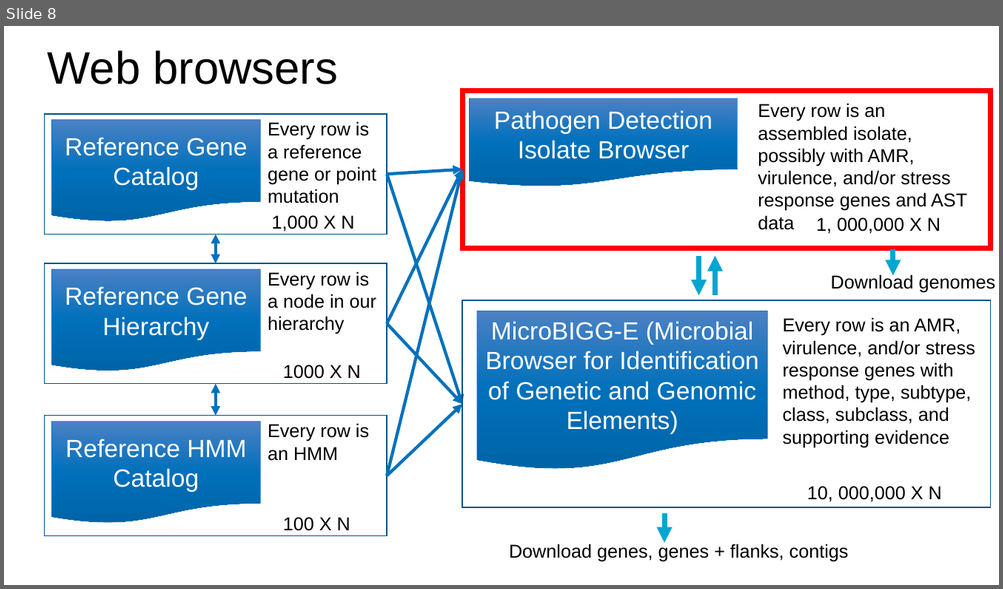
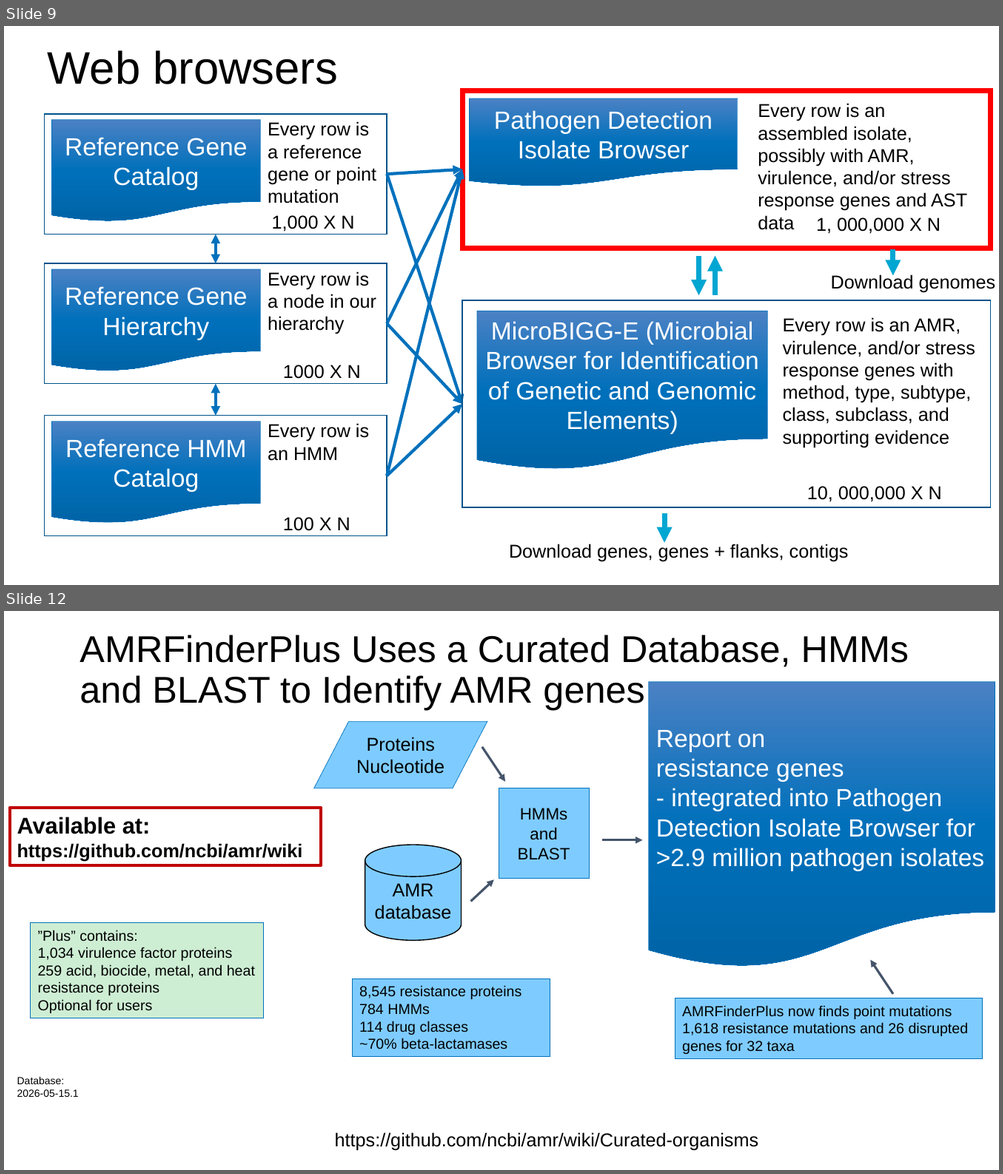
Before and after one commit to ncbi/workshop-asm-big-2026, a slide deck: outbreak/outbreak.pptx. Shown one above the other, each under a label of ours: slide 8 before the commit, slides 9 and 12 after it; the slides between them are not shown. The pictures are 1003x589 and 1003x1174 pixels, drawn with LibreOffice and Linux fonts; fonts in the diff are those of the drawing; background and template pictures are left out. Boxes give left, top, right and bottom in pixels: in the first picture for what was removed or moved away, otherwise in the second. Text is boxed around its words. In the diff, an @@ line names an element or a change of style, - is before the commit and + after.

```diff
--- a/outbreak/outbreak.pptx
+++ b/outbreak/outbreak.pptx
@@ slide 12 added at <box>4,611,999,1170</box>, background #FFFFFF @@
@@ title added at <box>79,635,909,710</box>, 36 pt, text #000000 @@
+AMRFinderPlus Uses a Curated Database, HMMs and BLAST to Identify AMR genes
@@ flow chart document added at <box>649,682,995,969</box>, fill gradient #4B82C4 to #0071BC to #0064A7, outline #0071BC 0.5 pt, 24 pt, text #FFFFFF @@
+Report on
+resistance genes
+- integrated into Pathogen Detection Isolate Browser for >2.9 million pathogen isolates
@@ rectangle added at <box>10,808,321,866</box>, outline #C00000 3 pt, 18 pt, text #000000, bold @@
+Available at:
+https://github.com/ncbi/amr/wiki
@@ group added at <box>313,721,643,941</box>: 3 arrows, 1 cylinder, 1 rectangle, 1 flow chart input output @@
+AMR
+database
+HMMs and
+BLAST
+Proteins
+Nucleotide
@@ rectangle added at <box>30,923,263,1019</box>, fill #CEEED4, outline #0071BC 0.5 pt, 14 pt, text #000000 @@
+”Plus” contains:
+1,034 virulence factor proteins
+259 acid, biocide, metal, and heat resistance proteins
+Optional for users
@@ arrow added from (893, 994) to (871, 960), #44546A 2.25 pt @@
@@ rectangle added at <box>352,979,550,1056</box>, fill #7ECCFF, outline #0071BC 0.5 pt, 14 pt, text #000000 @@
+8,545 resistance proteins
+784 HMMs
+114 drug classes
+~70% beta-lactamases
@@ rectangle added at <box>674,999,982,1059</box>, fill #7ECCFF, outline #0071BC 0.5 pt, 14 pt, text #000000 @@
+AMRFinderPlus now finds point mutations
+1,618 resistance mutations and 26 disrupted genes for 32 taxa
@@ text added at <box>17,1077,79,1097</box>, 10 pt, text #000000 @@
+Database: 2026-05-15.1
@@ text added at <box>335,1133,758,1151</box>, 18 pt, text #000000 @@
+https://github.com/ncbi/amr/wiki/Curated-organisms
@@ what was slide 8 is now slide 9 @@
```
Also in this commit, not shown: 8 other slides added, 1 other file.
